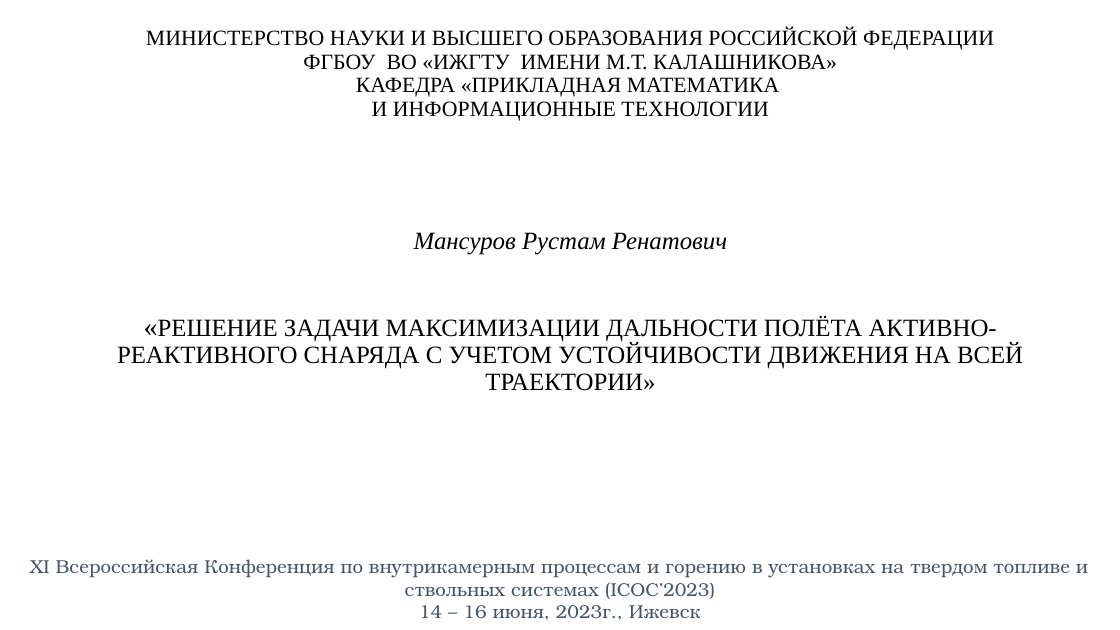
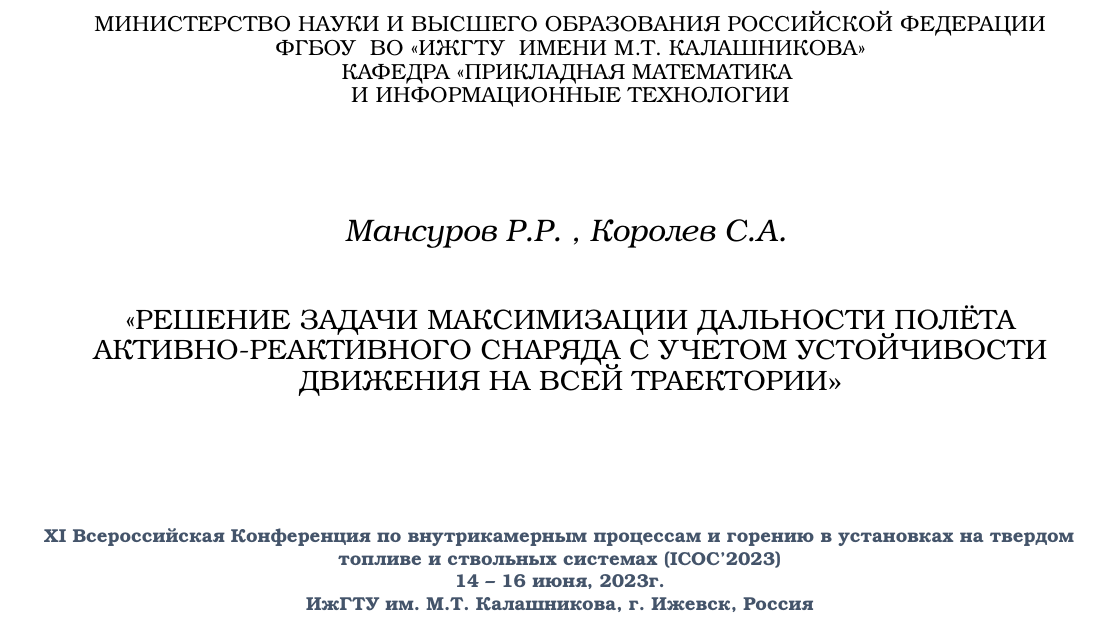
Before and after one commit to rustam-mansurov/cats, a slide deck: slide 1 of Конференции/Icoc/ICOC 2023 Мансуров.pptx. Drawn at 1120x630 pixels with LibreOffice and Linux fonts; fonts in the diff are those of the drawing. Boxes give left, top, right and bottom in pixels: in the first picture for what was removed or moved away, otherwise in the second. Text is boxed around its words. In the diff, an @@ line names an element or a change of style, - is before the commit and + after.

```diff
--- a/Конференции/Icoc/ICOC 2023 Мансуров.pptx
+++ b/Конференции/Icoc/ICOC 2023 Мансуров.pptx
@@ title at [94, 11, 1047, 396]: text changed; font Times New Roman to TeX Gyre Bonum @@
-МИНИСТЕРСТВО НАУКИ И ВЫСШЕГО ОБРАЗОВАНИЯ РОССИЙСКОЙ ФЕДЕРАЦИИ
-ФГБОУ ВО «ИЖГТУ ИМЕНИ М.Т. КАЛАШНИКОВА»
-КАФЕДРА «ПРИКЛАДНАЯ МАТЕМАТИКА
-И ИНФОРМАЦИОННЫЕ ТЕХНОЛОГИИ
-Мансуров Рустам Ренатович
-«РЕШЕНИЕ ЗАДАЧИ МАКСИМИЗАЦИИ ДАЛЬНОСТИ ПОЛЁТА АКТИВНО-РЕАКТИВНОГО СНАРЯДА С УЧЕТОМ УСТОЙЧИВОСТИ ДВИЖЕНИЯ НА ВСЕЙ ТРАЕКТОРИИ»
+МИНИСТЕРСТВО НАУКИ И ВЫСШЕГО ОБРАЗОВАНИЯ РОССИЙСКОЙ ФЕДЕРАЦИИ
+ФГБОУ ВО «ИЖГТУ ИМЕНИ М.Т. КАЛАШНИКОВА»
+КАФЕДРА «ПРИКЛАДНАЯ МАТЕМАТИКА
+И ИНФОРМАЦИОННЫЕ ТЕХНОЛОГИИ
+Мансуров Р.Р. , Королев С.А.
+«РЕШЕНИЕ ЗАДАЧИ МАКСИМИЗАЦИИ ДАЛЬНОСТИ ПОЛЁТА АКТИВНО-РЕАКТИВНОГО СНАРЯДА С УЧЕТОМ УСТОЙЧИВОСТИ ДВИЖЕНИЯ НА ВСЕЙ ТРАЕКТОРИИ»
@@ text "XI Всероссийская Конференция по внутрикамерным ...": place and size @@
-text "XI Всероссийская Конференция по внутрикамерным ..." at [30, 559, 1088, 618]
+text "XI Всероссийская Конференция по внутрикамерным ..." at [44, 528, 1074, 611]
@@ text at [44, 528, 1074, 568]: bold on in "XI Всероссийская Конференция по внутрикамерным процессам и ..." @@
@@ text at [306, 574, 813, 611]: text changed; bold on @@
-14 – 16 июня, 2023г., Ижевск
+14 – 16 июня, 2023г.
+ИжГТУ им. М.Т. Калашникова, г. Ижевск, Россия
```
Also in this commit, not shown: 3 other slides changed, 5 other files.
